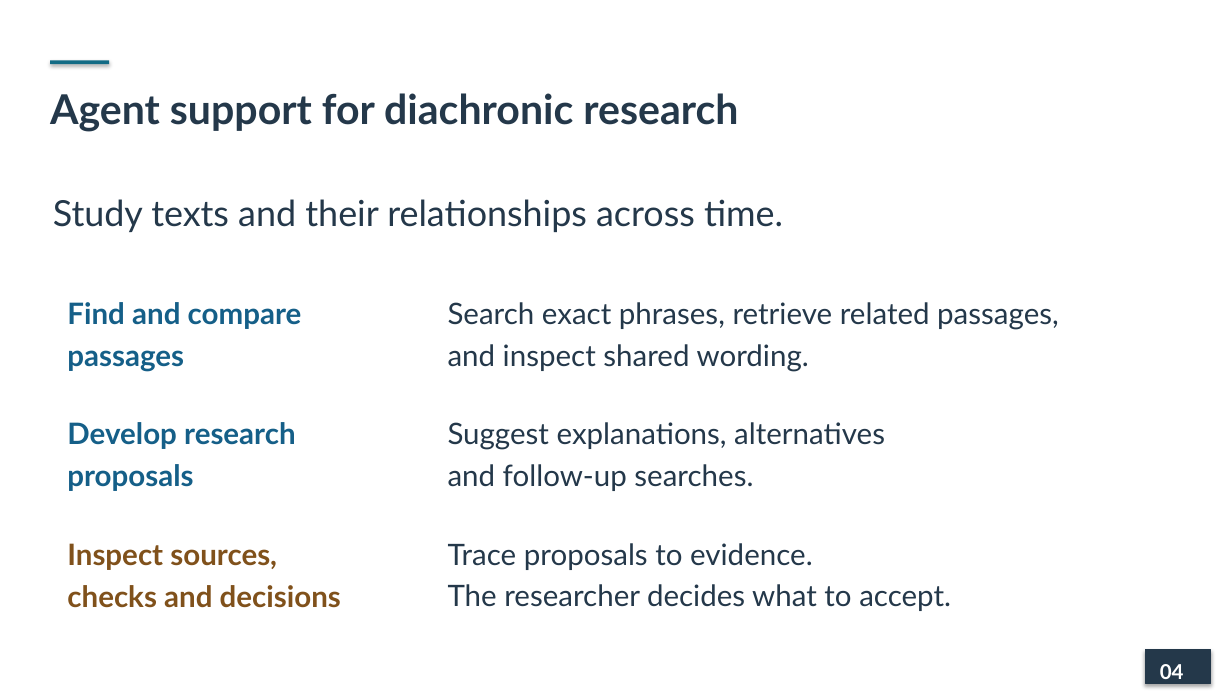
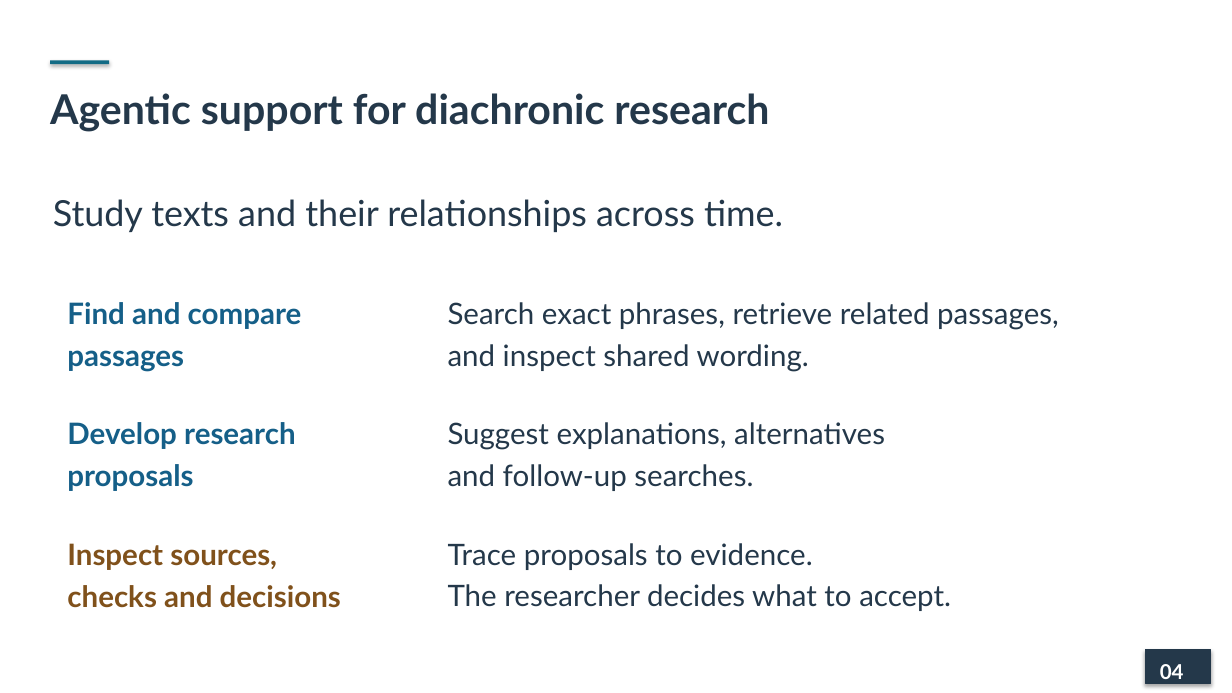
Before and after one commit to lopentu/cohort, a slide deck: slide 4 of docs/presentation/cohort-pnc-2026-main.pptx. Drawn at 1232x693 pixels with LibreOffice and Linux fonts; fonts in the diff are those of the drawing. Boxes give left, top, right and bottom in pixels: in the first picture for what was removed or moved away, otherwise in the second. Text is boxed around its words. In the diff, an @@ line names an element or a change of style, - is before the commit and + after.

```diff
--- a/docs/presentation/cohort-pnc-2026-main.pptx
+++ b/docs/presentation/cohort-pnc-2026-main.pptx
@@ text at [50,93,769,132]: text changed @@
-Agent support for diachronic research
+Agentic support for diachronic research
```
Also in this commit, not shown: 5 other slides changed.
